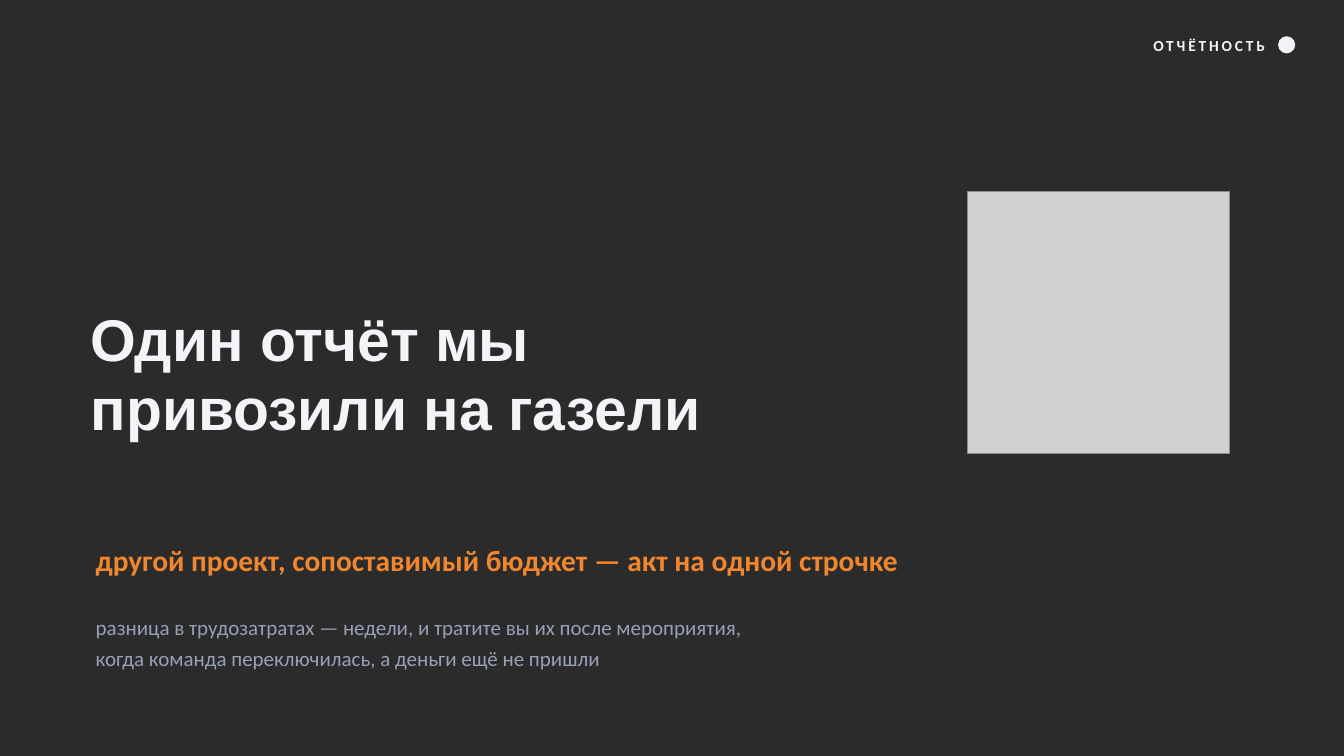
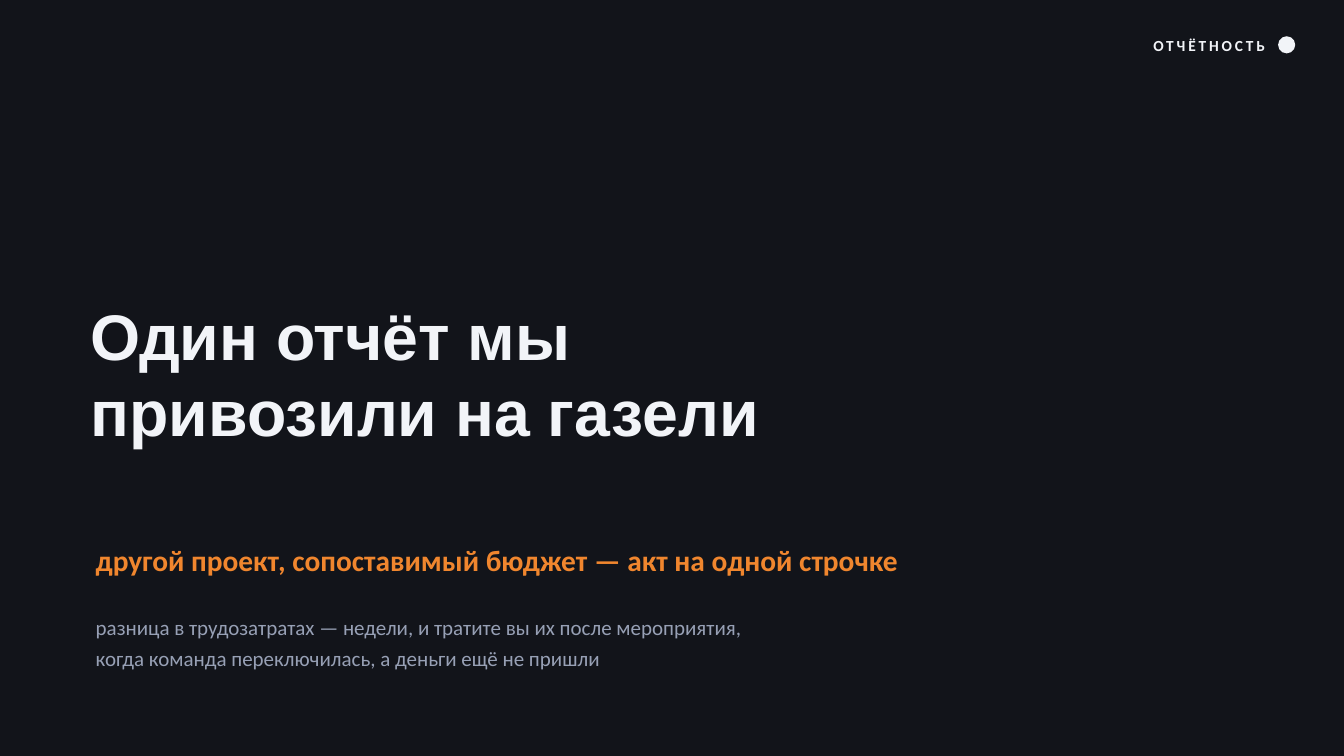
Before and after one commit to t4993408232-collab/analizator-bot, a slide deck: slide 34 of talks/2026-08-06-prodavay-kak-faunder/Как-выигрывать-тендеры.pptx. Drawn at 1344x756 pixels with LibreOffice and Linux fonts; fonts in the diff are those of the drawing; grey boxes stand for pictures; background and template pictures are left out; a plain dark background stands for a picture behind light text. Boxes give left, top, right and bottom in pixels: in the first picture for what was removed or moved away, otherwise in the second. Text is boxed around its words. In the diff, an @@ line names an element or a change of style, - is before the commit and + after.

```diff
--- a/talks/2026-08-06-prodavay-kak-faunder/Как-выигрывать-тендеры.pptx
+++ b/talks/2026-08-06-prodavay-kak-faunder/Как-выигрывать-тендеры.pptx
@@ background picture (left out) to #12141A @@
@@ text "Один отчёт мы" at <box>91,315,759,448</box>: size 42 to 46 pt; line spacing 49.6pt to 54.3pt @@
@@ picture removed at <box>968,192,1230,454</box> @@
```
Also in this commit, not shown: 39 other slides changed, 24 other files.
